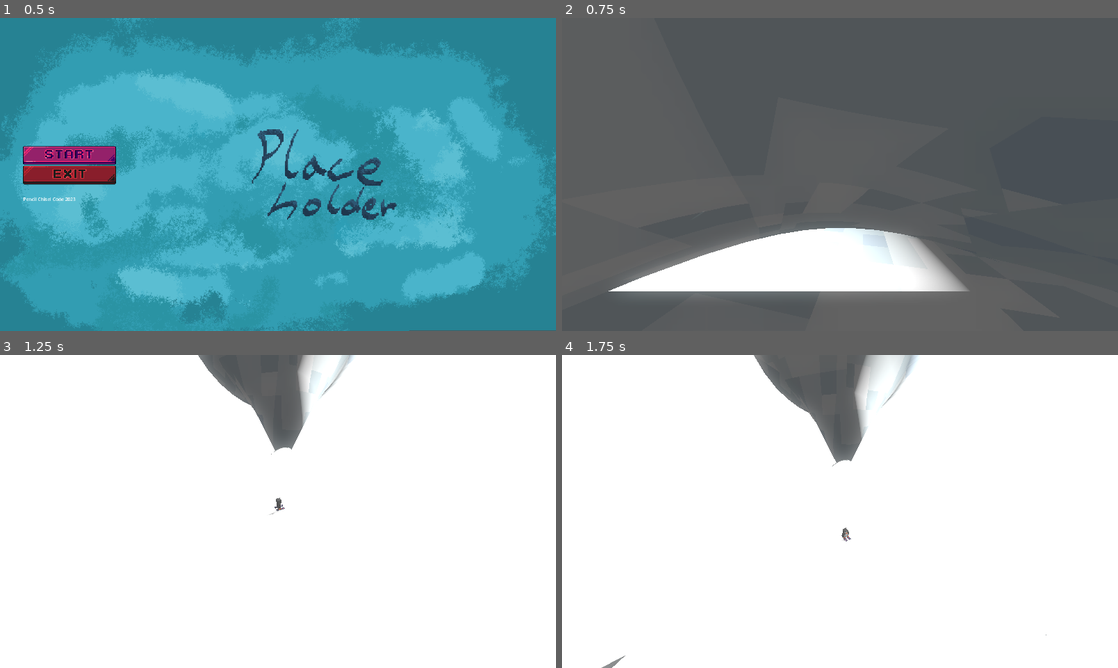
Above: before the commit, frames 1-4 (two rows, left to right).
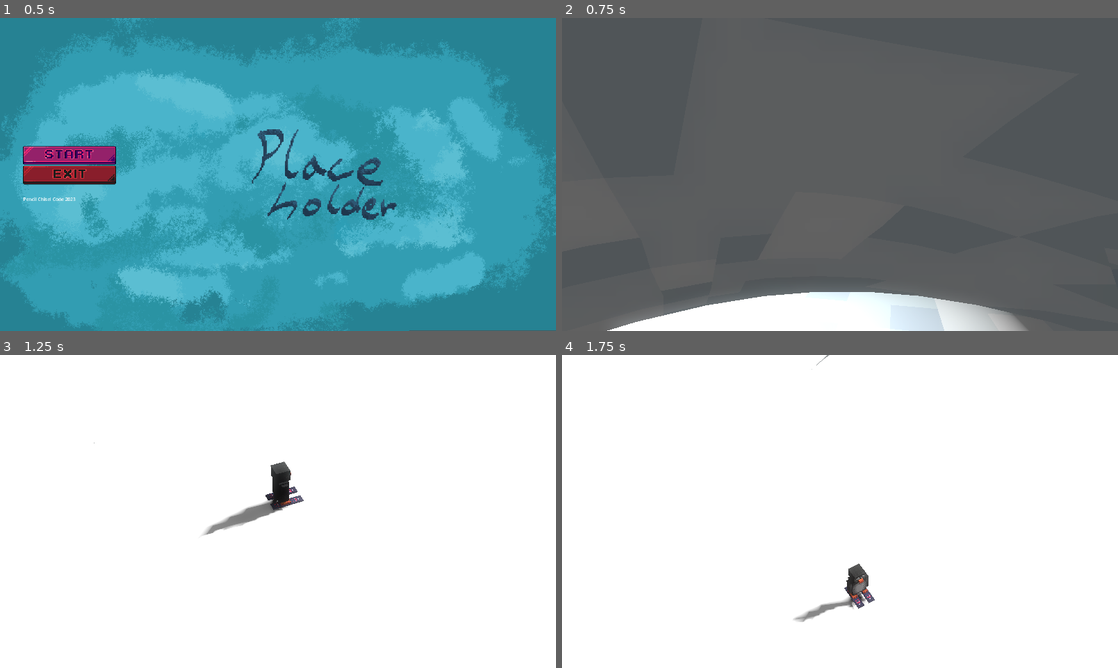
Above: after the commit, the same moments.

Repository: CodingBigTime/pencil-chisel-code-2023
Game: Godot game, scene res://scenes/main_menu.tscn
Same seed, same stepped clock (60 frames per second), same inputs: the game is played once before the commit and once after it.
Inputs (mouse positions are in pixels of both pictures, inside the frame that each line leads up to):
- Up to frame 1 (0.5 s): no input
- Up to frame 2 (0.75 s): click (628, 155) at 0.5 s
- Up to frame 3 (1.25 s): no input
- Up to frame 4 (1.75 s): hold D (right) from 1.28 s (still down); tap Space (boost) at 1.35 s

Frame 1 is identical in both runs. In frame 2, 16% of the frame differs, in the area x 8-84%, y 67-100%; in frame 3, 4.9%; in frame 4, 5.4%.

Commit message:
Make camera FOV change based on player velocity

Diff:
--- a/scenes/Camera3D.gd
+++ b/scenes/Camera3D.gd
@@ -33,3 +33,6 @@
 	rotation.y = -camera_angle + PI / 2
 
 	position = position.lerp(target_position, LERP_SPEED * delta)
+
+	var player_speed = $"../player".linear_velocity.length()
+	fov = lerpf(fov, 30 + player_speed * 2.5, 0.05)
--- a/scenes/main.tscn
+++ b/scenes/main.tscn
@@ -19,7 +19,6 @@
 [node name="Camera3D" type="Camera3D" parent="."]
 transform = Transform3D(1, 6.93301e-10, 1.08125e-08, 2.642e-10, 1, 1.21726e-08, 1.13136e-11, -3.54758e-10, 1, -0.874826, 26.6851, -0.0629961)
 current = true
-fov = 100.7
 near = 0.02
 script = ExtResource("2_nl8p7")
 
Not shown, changed: .gitignore
